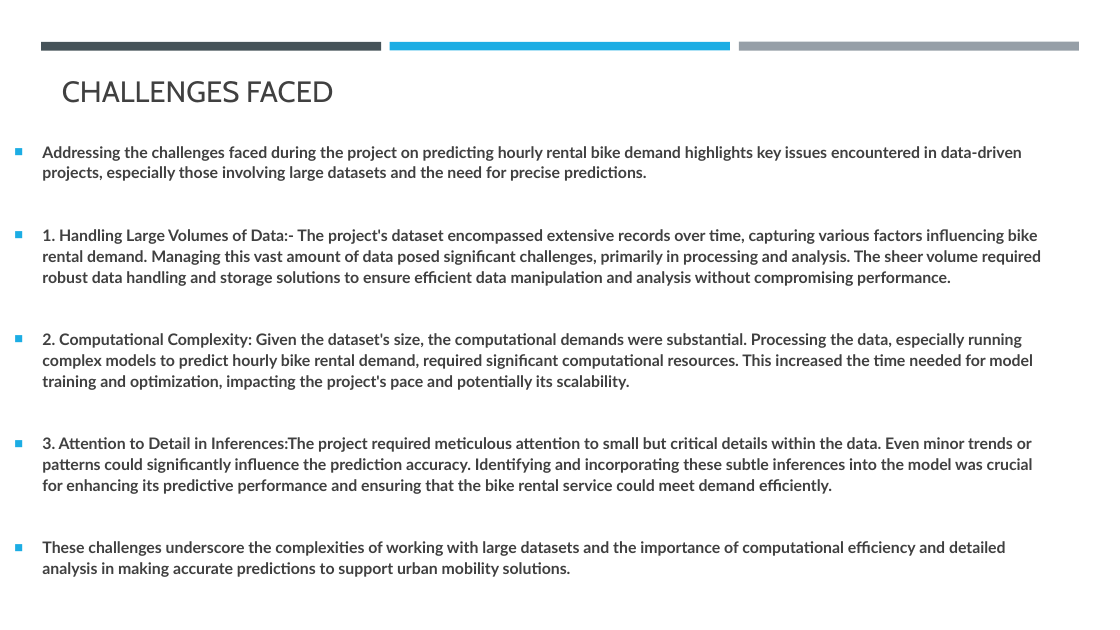
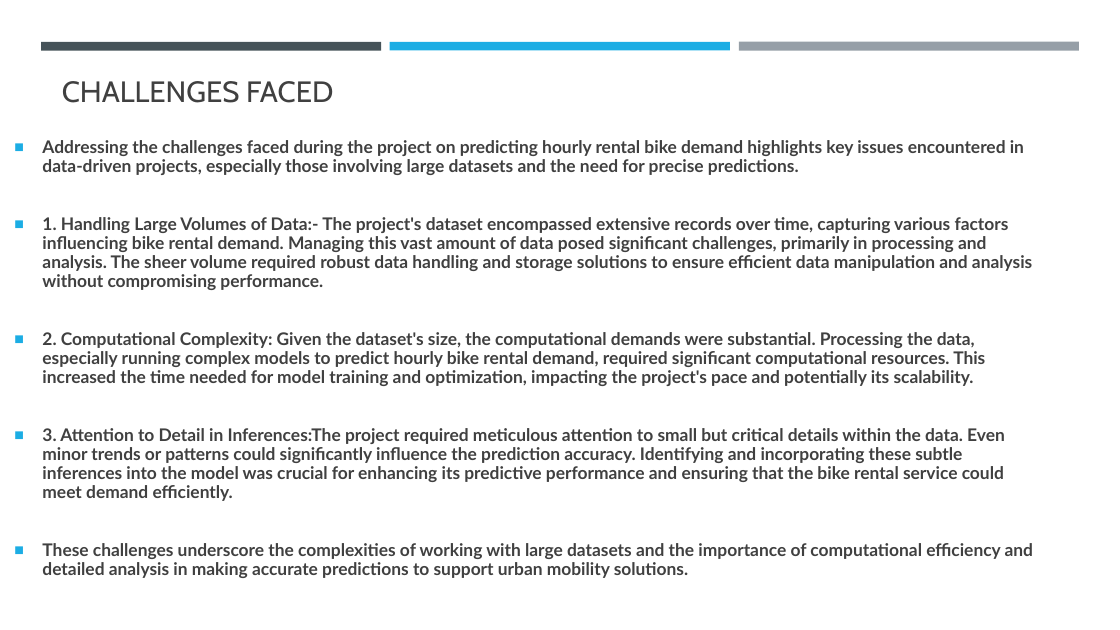
Before and after one commit to harshu722/Edunet-Seoul-bike-sharing-prediction, a slide deck: slide 20 of BikeSeaoul.pptx. Drawn at 1120x630 pixels with LibreOffice and Linux fonts; fonts in the diff are those of the drawing; background and template pictures are left out. Boxes give left, top, right and bottom in pixels: in the first picture for what was removed or moved away, otherwise in the second. Text is boxed around its words. In the diff, an @@ line names an element or a change of style, - is before the commit and + after.

```diff
--- a/BikeSeaoul.pptx
+++ b/BikeSeaoul.pptx
@@ text "Addressing the challenges faced during ..." at <box>42,140,1033,578</box>: size 13.6 to 14.9 pt; line spacing 1.1 to 0.9 @@
```
Also in this commit, not shown: 4 other slides changed, 2 slides added, 2 slides removed.
